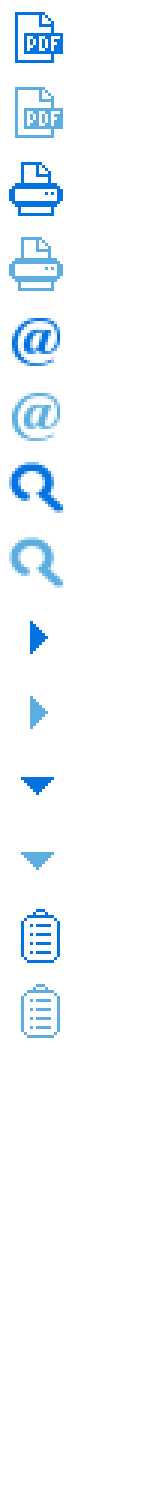
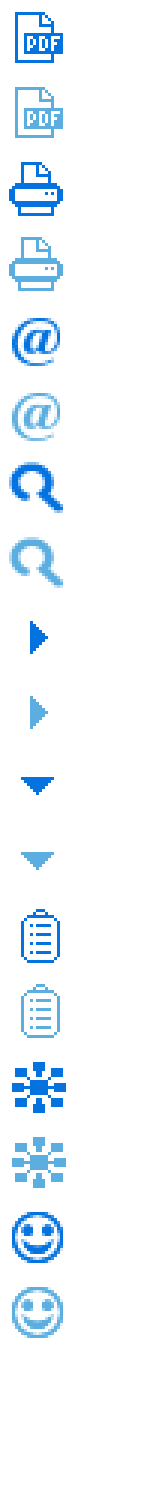
The second (150, 1500) image is a revision of the first. Changes to its layers:
added group "clearing house" with 2 layers above "team hope" over [12, 1062, 66, 1188]
added layer "Layer 1" in group "clearing house" over [12, 1062, 66, 1113]
added layer "Layer 1 copy" in group "clearing house" over [12, 1137, 66, 1188]
added group "team hope" with 2 layers above "daws" over [12, 1212, 63, 1338]
added layer "Layer 2" in group "team hope" over [12, 1212, 63, 1263]
added layer "Layer 2 copy" in group "team hope" over [12, 1287, 63, 1338]
